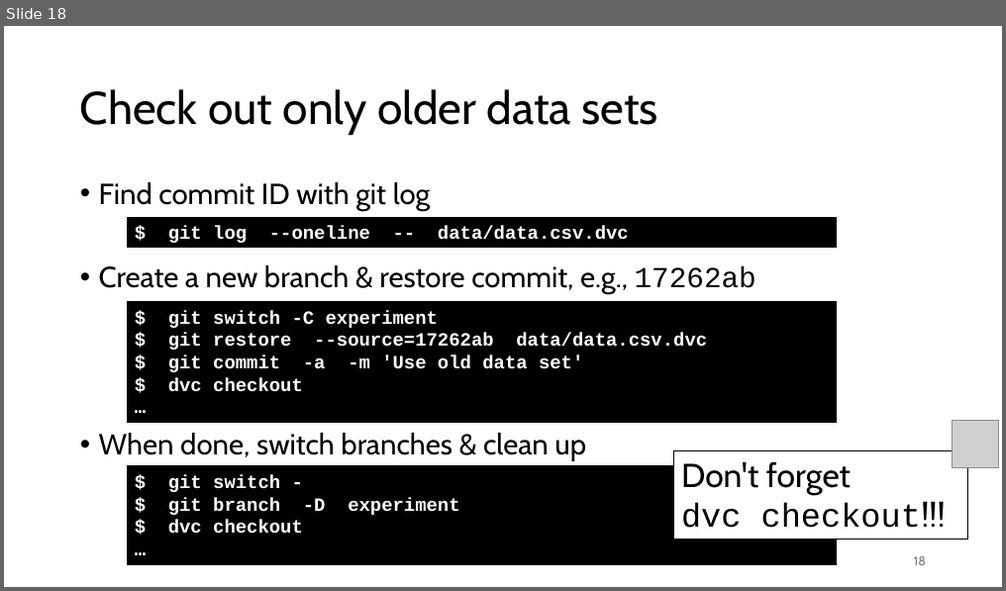
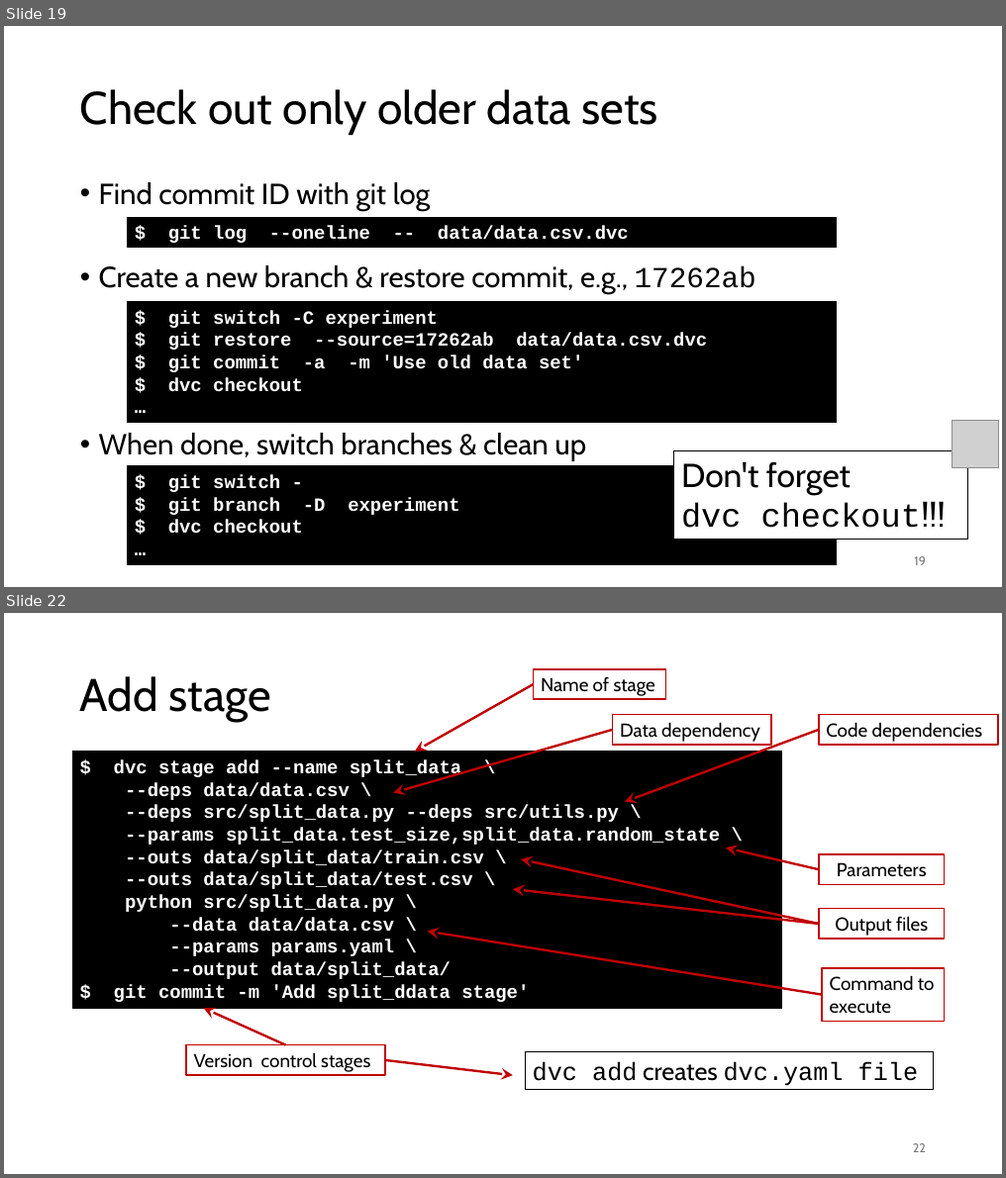
Before and after one commit to gjbex/MLOps-on-HPC, a slide deck: mlops_on_hpc.pptx. Shown one above the other, each under a label of ours: slide 18 before the commit, slides 19 and 22 after it; the slides between them are not shown. The pictures are 1006x591 and 1006x1178 pixels, drawn with LibreOffice and Linux fonts; fonts in the diff are those of the drawing; grey boxes stand for pictures. Boxes give left, top, right and bottom in pixels: in the first picture for what was removed or moved away, otherwise in the second. Text is boxed around its words. In the diff, an @@ line names an element or a change of style, - is before the commit and + after.

Commit message:
Add DVC data pipeline section

```diff
--- a/mlops_on_hpc.pptx
+++ b/mlops_on_hpc.pptx
@@ slide 22 added at [4,613,1002,1174], background #FFFFFF @@
@@ rectangle added at [534,669,665,699], fill #FFFFFF, outline #C00000 1.5 pt, 18 pt, text #000000 @@
+Name of stage
@@ title added at [80,676,271,722], 44 pt, text #000000 @@
+Add stage
@@ arrow added from (534, 684) to (415, 752), #C00000 2.25 pt @@
@@ arrow added from (613, 730) to (393, 792), #C00000 2.25 pt @@
@@ rectangle added at [613,715,771,745], fill #FFFFFF, outline #C00000 1.5 pt, 18 pt, text #000000 @@
+Data dependency
@@ arrow added from (819, 730) to (625, 802), #C00000 2.25 pt @@
@@ rectangle added at [819,715,998,745], fill #FFFFFF, outline #C00000 1.5 pt, 18 pt, text #000000 @@
+Code dependencies
@@ rectangle added at [73,752,782,1008], fill #000000, outline #000000 0.75 pt, 18 pt, text #FFFFFF, bold @@
+$ dvc stage add --name split_data \
+--deps data/data.csv \
+--deps src/split_data.py --deps src/utils.py \
+--params split_data.test_size,split_data.random_state \
+--outs data/split_data/train.csv \
+--outs data/split_data/test.csv \
+python src/split_data.py \
+--data data/data.csv \
+--params params.yaml \
+--output data/split_data/
+$ git commit -m 'Add split_ddata stage'
@@ arrow added from (819, 869) to (726, 848), #C00000 2.25 pt @@
@@ arrow added from (819, 924) to (521, 860), #C00000 2.25 pt @@
@@ rectangle added at [819,855,945,884], fill #FFFFFF, outline #C00000 1.5 pt, 18 pt, text #000000 @@
+Parameters
@@ arrow added from (819, 924) to (513, 889), #C00000 2.25 pt @@
@@ rectangle added at [819,909,945,939], fill #FFFFFF, outline #C00000 1.5 pt, 18 pt, text #000000 @@
+Output files
@@ arrow added from (823, 995) to (427, 931), #C00000 2.25 pt @@
@@ rectangle added at [823,968,944,1022], fill #FFFFFF, outline #C00000 1.5 pt, 18 pt, text #000000 @@
+Command to
+execute
@@ arrow added from (285, 1046) to (204, 1008), #C00000 2.25 pt @@
@@ rectangle added at [187,1046,386,1075], fill #FFFFFF, outline #C00000 1.5 pt, 18 pt, text #000000 @@
+Version control stages
@@ rectangle added at [525,1052,934,1089], outline #000000 0.75 pt, 24 pt, text #000000 @@
+dvc add creates dvc.yaml file
@@ arrow added from (385, 1060) to (513, 1075), #C00000 2.25 pt @@
@@ page number added at [913,1144,926,1153], 12 pt, text #797979 @@
+22
@@ what was slide 18 is now slide 19 @@
@@ page number at [914,557,926,566]: text changed @@
-18
+19
```
Also in this commit, not shown: 5 slides changed, 11 other slides added, 2 slides removed.
